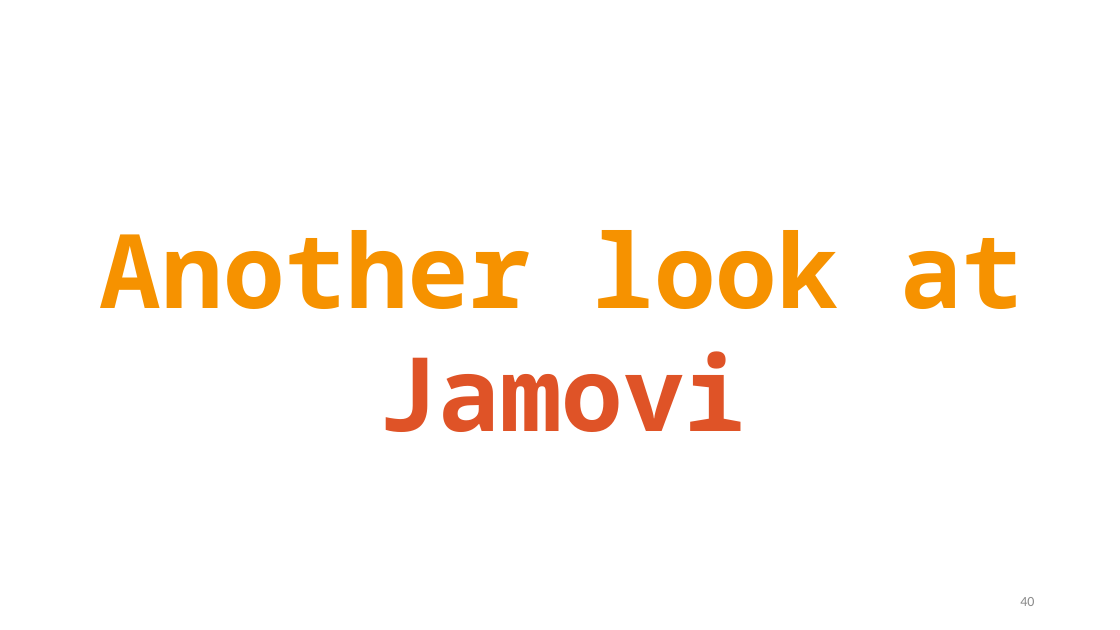
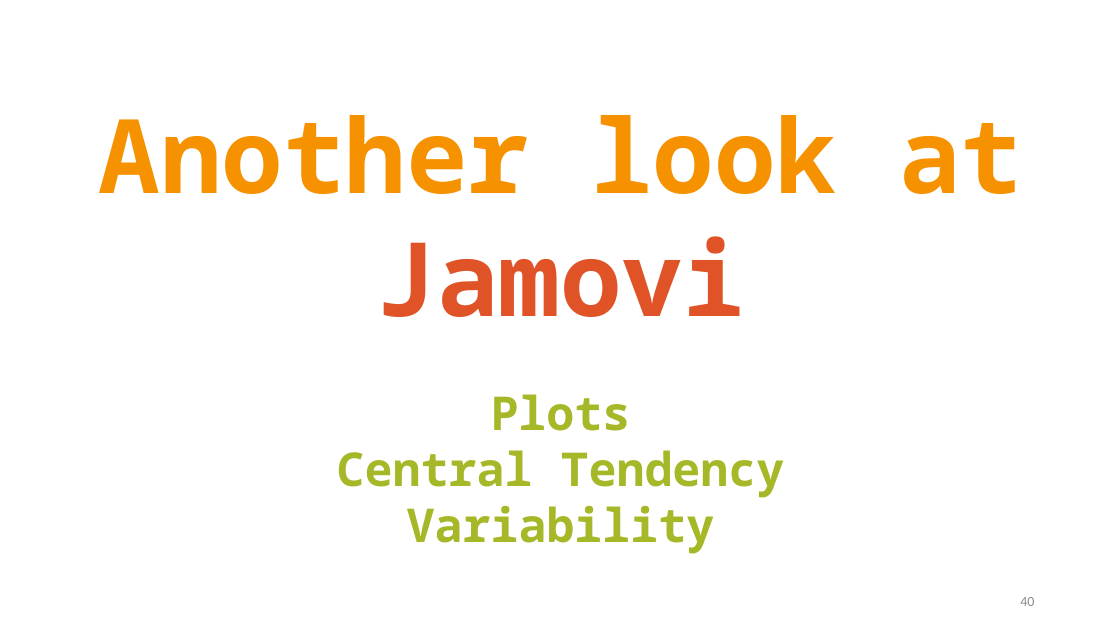
Before and after one commit to TysonStanley/EDU-6050, a slide deck: slide 40 of Slides/03_EDUC_6050_2018.pptx. Drawn at 1120x630 pixels with LibreOffice and Linux fonts; fonts in the diff are those of the drawing. Boxes give left, top, right and bottom in pixels: in the first picture for what was removed or moved away, otherwise in the second. Text is boxed around its words. In the diff, an @@ line names an element or a change of style, - is before the commit and + after.

```diff
--- a/Slides/03_EDUC_6050_2018.pptx
+++ b/Slides/03_EDUC_6050_2018.pptx
@@ text "Another look at": place and size @@
-text "Another look at" at [100,230,1023,432]
+text "Another look at" at [99,115,1022,317]
@@ text added at [337,394,785,554], 40 pt, text #A6B727, bold @@
+Plots
+Central Tendency
+Variability
```
Also in this commit, not shown: 5 other slides changed, 1 slide added, 1 slide removed, 4 other files.
